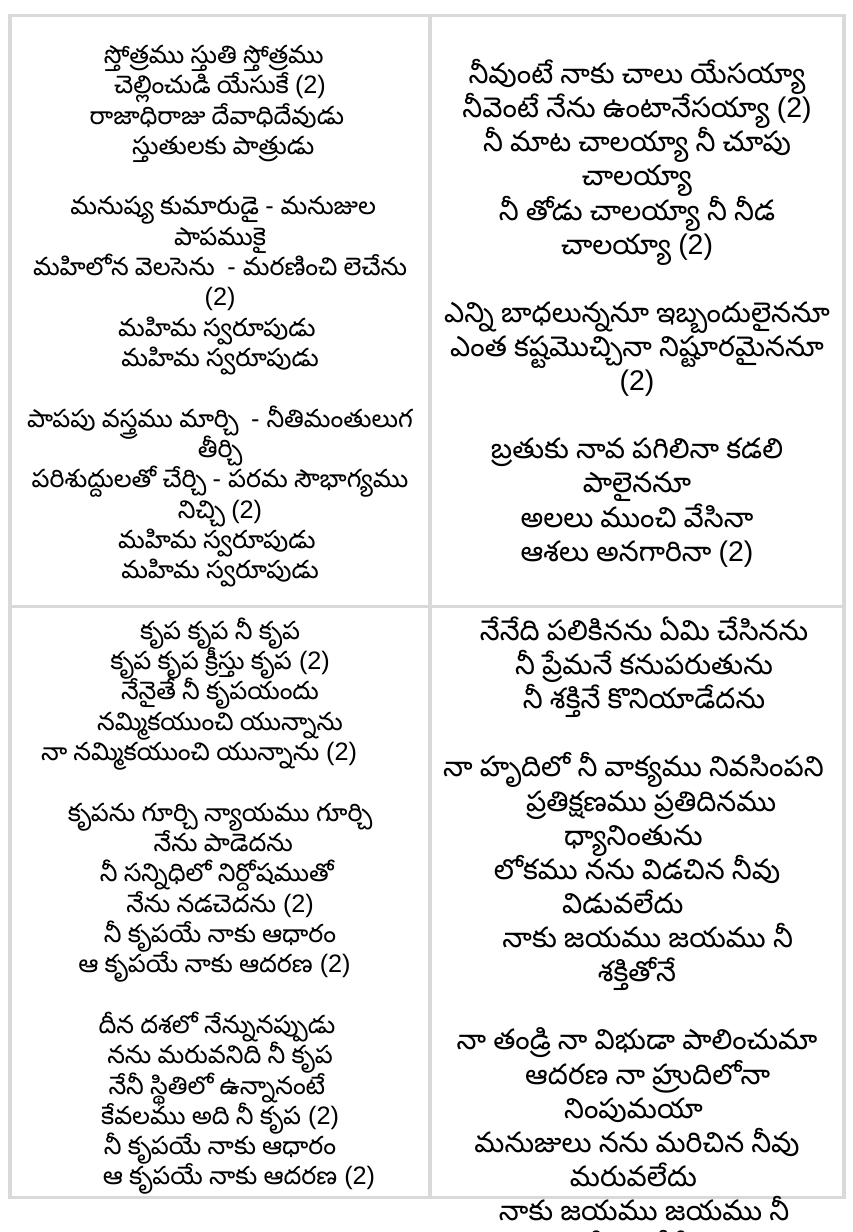
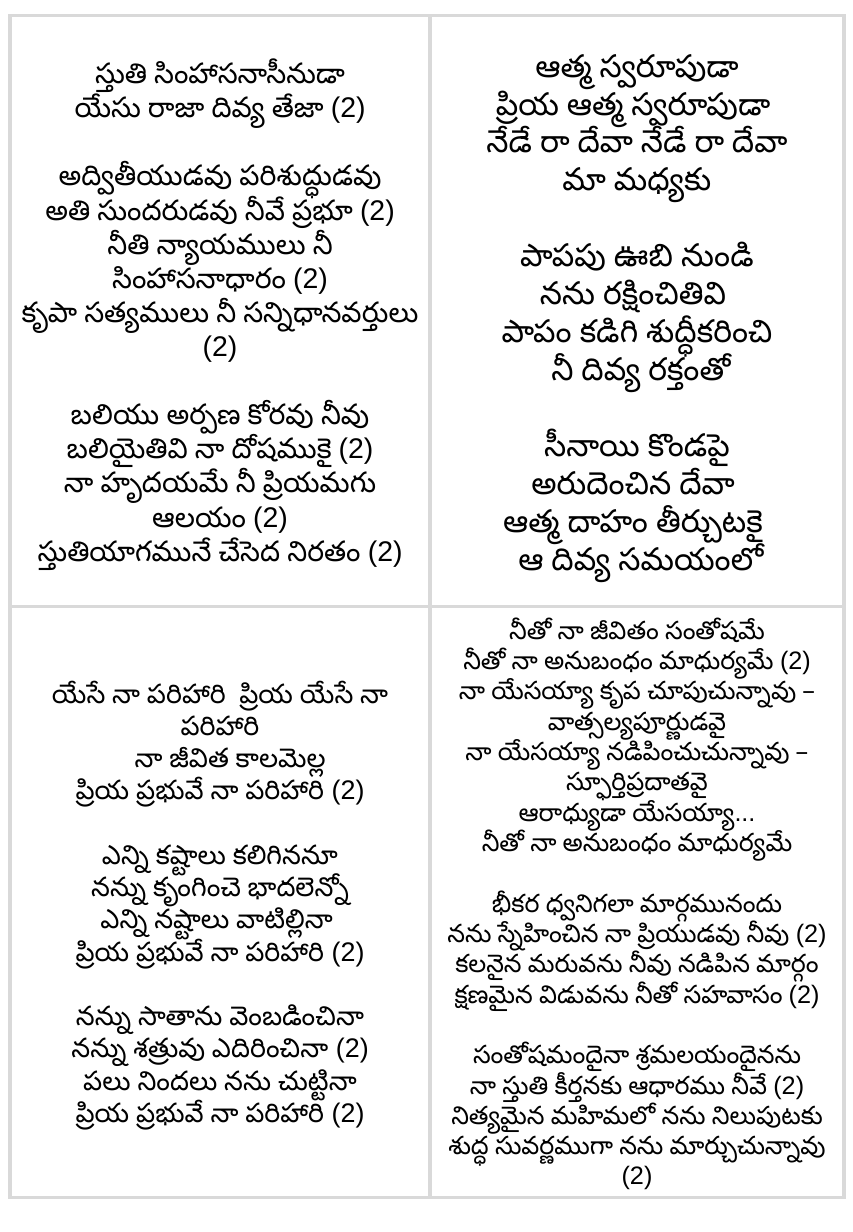
Before and after one commit to venu-webdev/songsDb, a slide deck: slide 1 of xerox.pptx. Drawn at 853x1232 pixels with LibreOffice and Linux fonts; fonts in the diff are those of the drawing. Boxes give left, top, right and bottom in pixels: in the first picture for what was removed or moved away, otherwise in the second. Text is boxed around its words. In the diff, an @@ line names an element or a change of style, - is before the commit and + after.

```diff
--- a/xerox.pptx
+++ b/xerox.pptx
@@ text in rectangle at <box>486,54,788,583</box>: text changed; size 18 to 20 pt @@
-నీవుంటే నాకు చాలు యేసయ్యా
-నీవెంటే నేను ఉంటానేసయ్యా (2)
-నీ మాట చాలయ్యా నీ చూపు చాలయ్యా
-నీ తోడు చాలయ్యా నీ నీడ చాలయ్యా (2)
-ఎన్ని బాధలున్ననూ ఇబ్బందులైననూ
-ఎంత కష్టమొచ్చినా నిష్టూరమైననూ (2)
-బ్రతుకు నావ పగిలినా కడలి పాలైననూ
-అలలు ముంచి వేసినా
-ఆశలు అనగారినా (2)
+ఆత్మ స్వరూపుడా
+ప్రియ ఆత్మ స్వరూపుడా
+నేడే రా దేవా నేడే రా దేవా
+మా మధ్యకు
+పాపపు ఊబి నుండి
+నను రక్షించితివి
+పాపం కడిగి శుద్ధీకరించి
+నీ దివ్య రక్తంతో
+సీనాయి కొండపై
+అరుదెంచిన దేవా
+ఆత్మ దాహం తీర్చుటకై
+ఆ దివ్య సమయంలో
@@ text in rectangle at <box>22,62,419,570</box>: text changed; size 16 to 18 pt @@
-స్తోత్రము స్తుతి స్తోత్రము
-చెల్లించుడి యేసుకే (2)
-రాజాధిరాజు దేవాధిదేవుడు
-స్తుతులకు పాత్రుడు
-మనుష్య కుమారుడై - మనుజుల పాపముకై
-మహిలోన వెలసెను - మరణించి లెచేను (2)
-మహిమ స్వరూపుడు
-మహిమ స్వరూపుడు
-పాపపు వస్త్రము మార్చి - నీతిమంతులుగ తీర్చి
-పరిశుద్దులతో చేర్చి - పరమ సౌభాగ్యము నిచ్చి (2)
-మహిమ స్వరూపుడు
-మహిమ స్వరూపుడు
+స్తుతి సింహాసనాసీనుడా
+యేసు రాజా దివ్య తేజా (2)
+అద్వితీయుడవు పరిశుద్ధుడవు
+అతి సుందరుడవు నీవే ప్రభూ (2)
+నీతి న్యాయములు నీ సింహాసనాధారం (2)
+కృపా సత్యములు నీ సన్నిధానవర్తులు (2)
+బలియు అర్పణ కోరవు నీవు
+బలియైతివి నా దోషముకై (2)
+నా హృదయమే నీ ప్రియమగు ఆలయం (2)
+స్తుతియాగమునే చేసెద నిరతం (2)
@@ text in rectangle at <box>447,620,827,1190</box>: text changed; size 18 to 16 pt @@
-నాదు రక్షక నీ మనసే ఉత్తమం
-దినదినము నీతోనే వసియింతును
-నేనేది పలికినను ఏమి చేసినను
-నీ ప్రేమనే కనుపరుతును
-నీ శక్తినే కొనియాడేదను
-నా హృదిలో నీ వాక్యము నివసింపని
-ప్రతిక్షణము ప్రతిదినము ధ్యానింతును
-లోకము నను విడచిన నీవు విడువలేదు
-నాకు జయము జయము నీ శక్తితోనే
-నా తండ్రి నా విభుడా పాలించుమా
-ఆదరణ నా హ్రుదిలోనా నింపుమయా
-మనుజులు నను మరిచిన నీవు మరువలేదు
-నాకు జయము జయము నీ ప్రేమతోనే
+నీతో నా జీవితం సంతోషమే
+నీతో నా అనుబంధం మాధుర్యమే (2)
+నా యేసయ్యా కృప చూపుచున్నావు – వాత్సల్యపూర్ణుడవై
+నా యేసయ్యా నడిపించుచున్నావు – స్ఫూర్తిప్రదాతవై
+ఆరాధ్యుడా యేసయ్యా...
+నీతో నా అనుబంధం మాధుర్యమే
+భీకర ధ్వనిగలా మార్గమునందు
+నను స్నేహించిన నా ప్రియుడవు నీవు (2)
+కలనైన మరువను నీవు నడిపిన మార్గం
+క్షణమైన విడువను నీతో సహవాసం (2)
+సంతోషమందైనా శ్రమలయందైనను
+నా స్తుతి కీర్తనకు ఆధారము నీవే (2)
+నిత్యమైన మహిమలో నను నిలుపుటకు
+శుద్ధ సువర్ణముగా నను మార్చుచున్నావు (2)
@@ text in rectangle at <box>52,683,388,1130</box>: text changed; size 16 to 17 pt @@
-కృప కృప నీ కృప
-కృప కృప క్రీస్తు కృప (2)
-నేనైతే నీ కృపయందు
-నమ్మికయుంచి యున్నాను
-నా నమ్మికయుంచి యున్నాను (2)
-కృపను గూర్చి న్యాయము గూర్చి
-నేను పాడెదను
-నీ సన్నిధిలో నిర్దోషముతో
-నేను నడచెదను (2)
-నీ కృపయే నాకు ఆధారం
-ఆ కృపయే నాకు ఆదరణ (2)
-దీన దశలో నేన్నునప్పుడు
-నను మరువనిది నీ కృప
-నేనీ స్థితిలో ఉన్నానంటే
-కేవలము అది నీ కృప (2)
-నీ కృపయే నాకు ఆధారం
-ఆ కృపయే నాకు ఆదరణ (2)
+యేసే నా పరిహారి ప్రియ యేసే నా పరిహారి
+నా జీవిత కాలమెల్ల
+ప్రియ ప్రభువే నా పరిహారి (2)
+ఎన్ని కష్టాలు కలిగిననూ
+నన్ను కృంగించె భాదలెన్నో
+ఎన్ని నష్టాలు వాటిల్లినా
+ప్రియ ప్రభువే నా పరిహారి (2)
+నన్ను సాతాను వెంబడించినా
+నన్ను శత్రువు ఎదిరించినా (2)
+పలు నిందలు నను చుట్టినా
+ప్రియ ప్రభువే నా పరిహారి (2)
```
Also in this commit, not shown: 2 other files.
